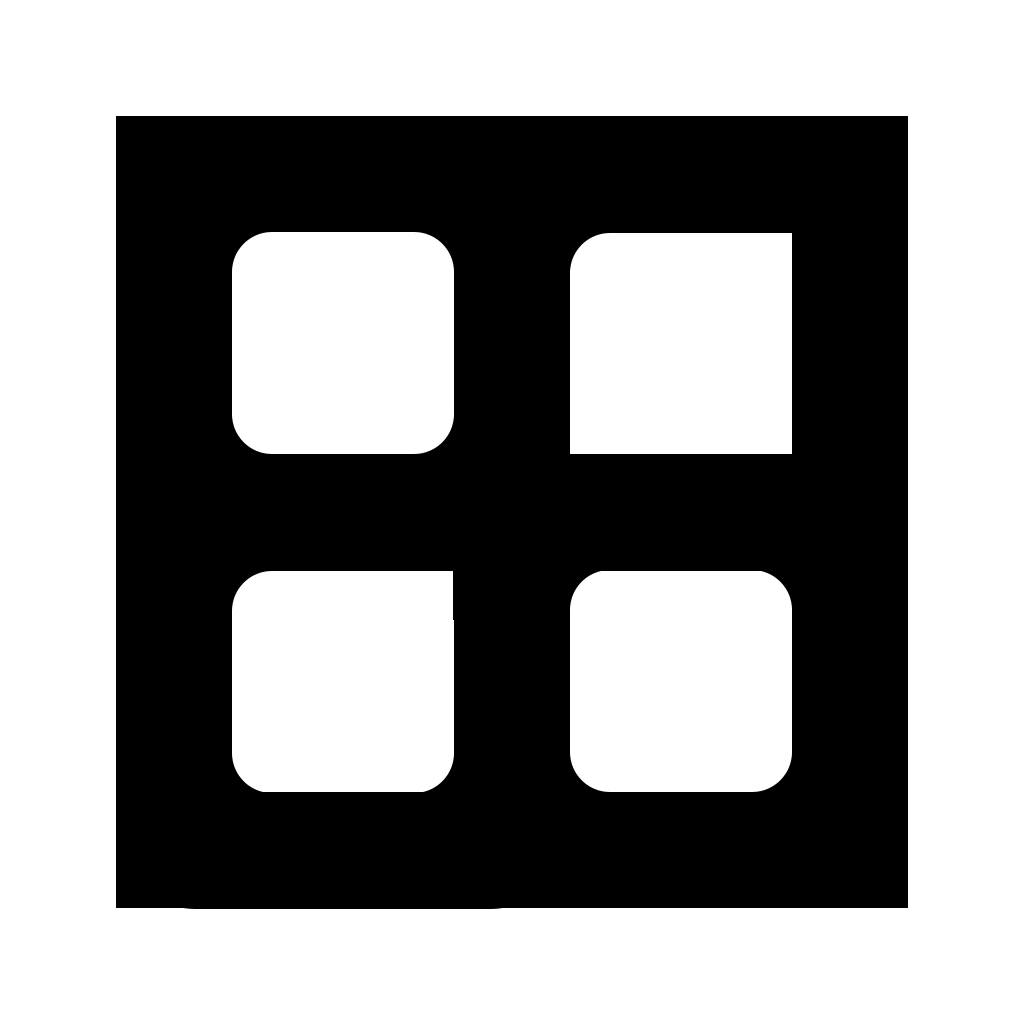
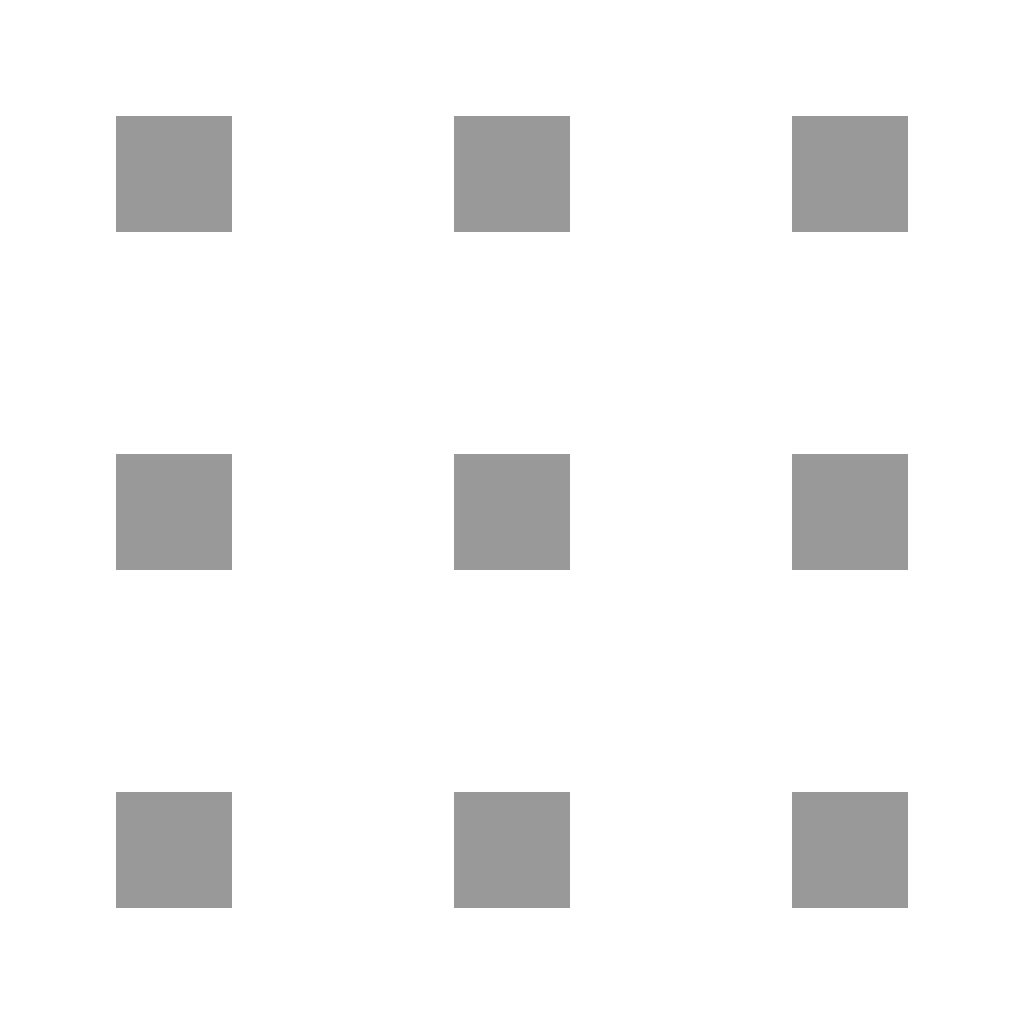
The second 1024×1024 image is a revision of the first. Changes to its layers:
hid "terminal seal" over <box>116,116,908,908</box>
hid "entente" over <box>116,117,908,909</box>
hid "Nether" over <box>116,116,908,908</box>
hid "Capsule" over <box>116,116,908,908</box>
hid "stones" over <box>116,116,908,908</box>
